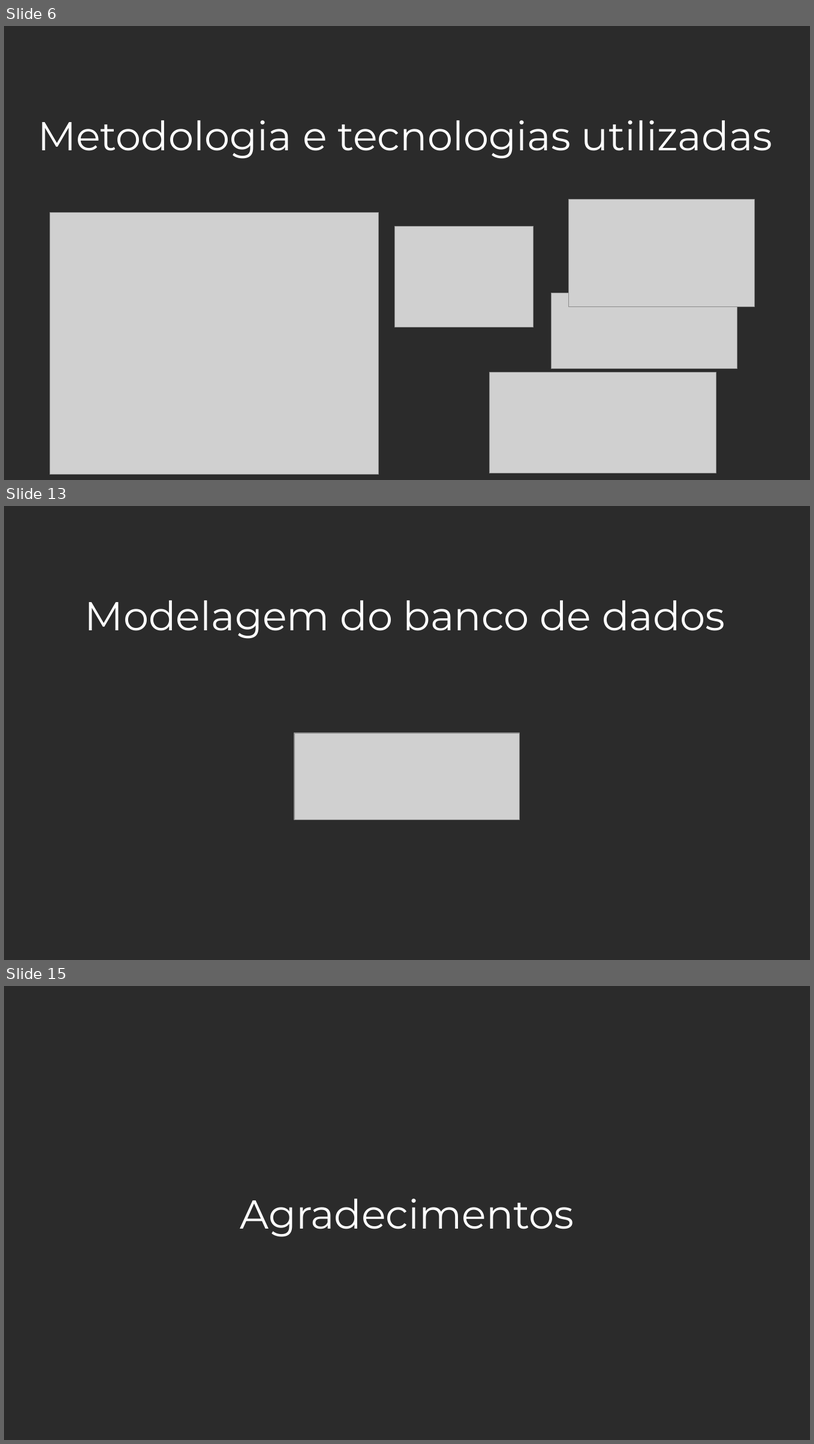
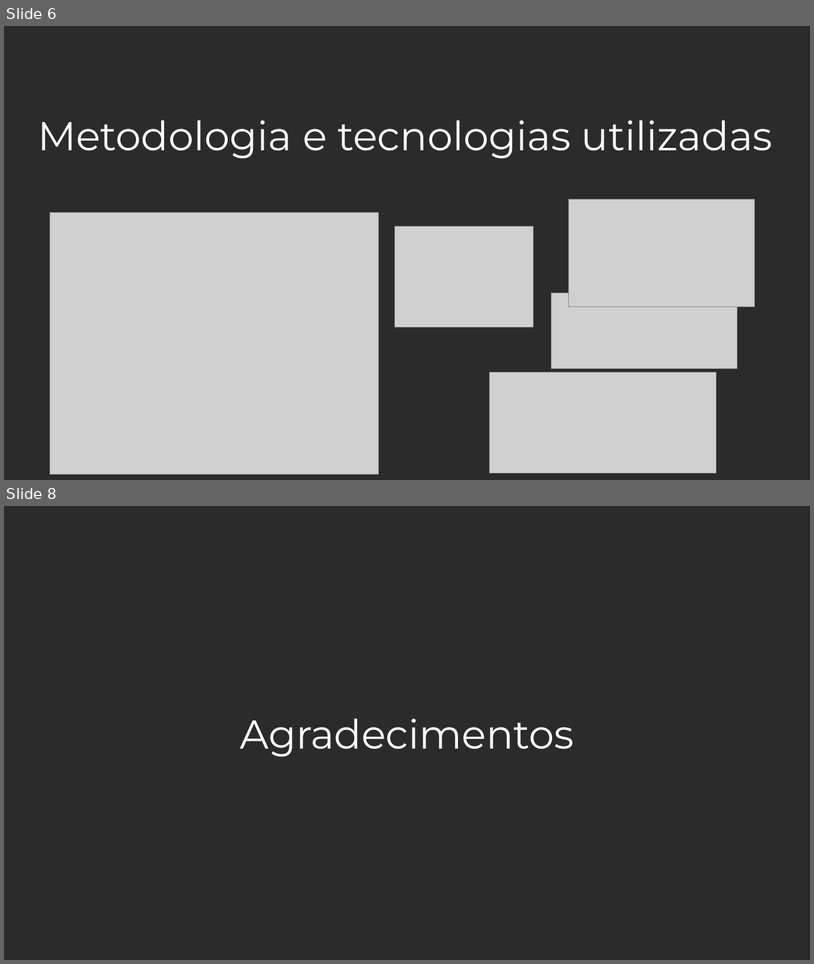
Before and after one commit to andreneves/PF, a slide deck: modelo-apresentacao-CSI-PF.pptx. Shown one above the other, each under a label of ours: slides 6, 13 and 15 before the commit, slides 6 and 8 after it; the slides between them are not shown. The pictures are 814x1444 and 814x964 pixels, drawn with LibreOffice and Linux fonts; fonts in the diff are those of the drawing; grey boxes stand for pictures; background and template pictures are left out; a plain dark background stands for a picture behind light text. Boxes give left, top, right and bottom in pixels: in the first picture for what was removed or moved away, otherwise in the second. Text is boxed around its words. In the diff, an @@ line names an element or a change of style, - is before the commit and + after.

```diff
--- a/modelo-apresentacao-CSI-PF.pptx
+++ b/modelo-apresentacao-CSI-PF.pptx
@@ slide 13 removed at <box>4,506,810,960</box>, background picture (left out) @@
@@ text removed at <box>85,600,726,639</box> @@
-Modelagem do banco de dados
@@ picture removed at <box>294,733,520,820</box> @@
@@ what was slide 15 is now slide 8 @@
```
Also in this commit, not shown: 1 slide changed, 6 other slides removed.
